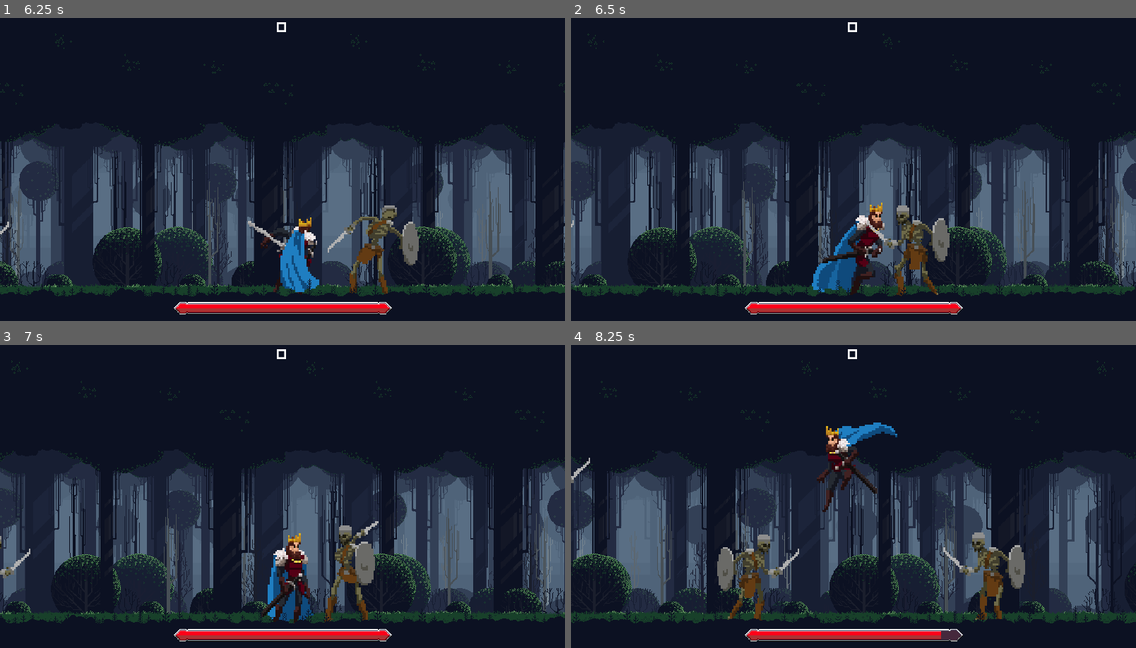
Above: before the commit, frames 1-4 (two rows, left to right).
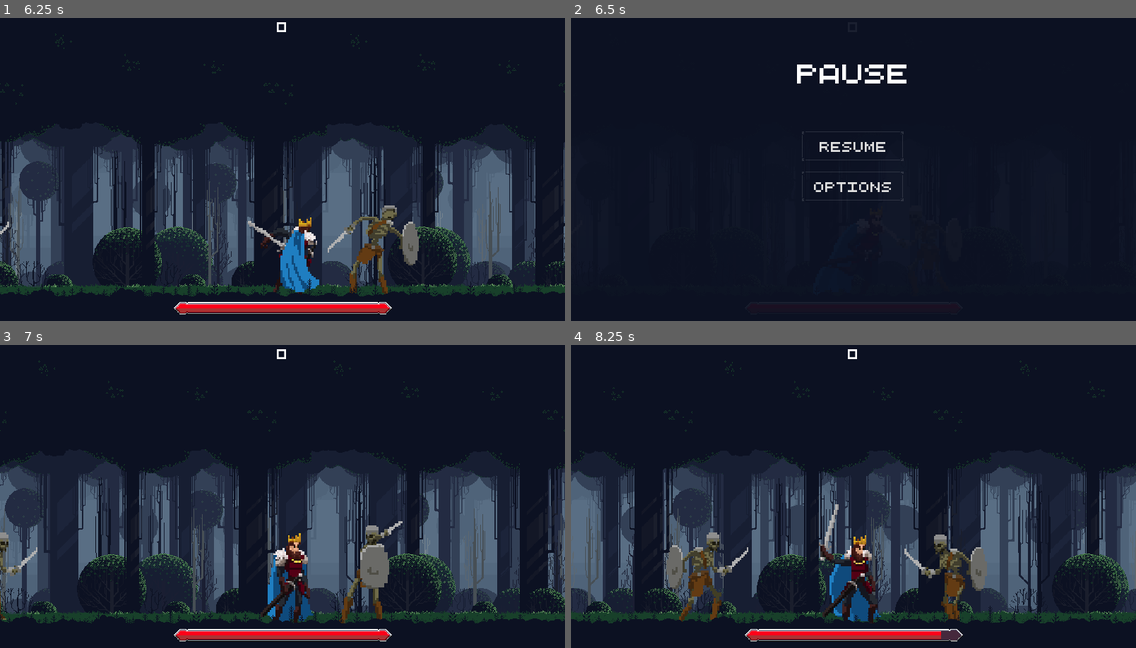
Above: after the commit, the same moments.

Repository: rafaelbriet/deadend
Game: Godot game, scene res://Scenes/Main.tscn
The game is run twice, just before and just after one commit, with the same random seed, the same clock (stepped at 60 frames per second) and the same inputs.
Inputs (mouse positions are in pixels of both pictures, inside the frame that each line leads up to):
- Up to frame 1 (6.25 s): click "Options" at 0.5 s; click "Back" at 1.25 s; click "Start" at 2 s; hold D (move_right) 2.78-4.28 s; tap E (attack) every 0.75 s from 2.85 to 5.85 s; tap Space (jump) at 3.02, 3.77, 5.27, 6.02 s; hold A (move_left) 4.28-5.03 s; hold D (move_right) from 5.03 s (still down)
- Up to frame 2 (6.5 s): keep holding D (move_right); tap Escape (pause, bound only after the commit) at 6.4 s
- Up to frame 3 (7 s): release D (move_right) at 6.5 s; click (282, 472) at 6.5 s, where only the run after the commit has a clickable "Resume"
- Up to frame 4 (8.25 s): hold A (move_left) 7.28-8.03 s; tap E (attack) at 7.35, 8.1 s; tap Space (jump) at 7.52 s; hold D (move_right) from 8.03 s (still down)

Frame 1 is identical in both runs. In frame 2, 29% of the frame differs, in the area x 0-100%, y 1-98%; in frame 3, 26%; in frame 4, 33%, in the area x 0-100%, y 5-92%.

Commit message:
Create pause menu

Diff:
--- a/Scenes/GameManager/States/game_gameplay_state.gd
+++ b/Scenes/GameManager/States/game_gameplay_state.gd
@@ -1,17 +1,47 @@
 extends GameState
 
-var _scene : Node
+var _level_scene : Node
+var _paused_scene : Node
 var _king : King
 var _tween : Tween
+var _is_paused : bool = false
+
 
 func _enter(args := {}) -> void:
-	_scene = _create_scene_instance(root.gameplay_scene)
-	_king = _scene.get_node("King")
-	_tween = _scene.get_node("Tween")
+	_level_scene = _create_scene_instance(root.gameplay_scene)
+	_king = _level_scene.get_node("King")
+	_tween = _level_scene.get_node("Tween")
 	_tween.connect("tween_all_completed", self, "_on_tween_all_completed")
+	_paused_scene = _create_scene_instance(root.gameplay_paused_scene)
+	_paused_scene.connect("resume_button_pressed", self, "_on_resume_button_pressed")
+	_paused_scene.visible = false
+
+
+func _process_state(delta: float) -> void:
+	if Input.is_action_just_pressed("pause"):
+		print(_level_scene.get_tree().paused)
+
+	if Input.is_action_just_pressed("pause") and not _level_scene.get_tree().paused:
+		_pause()
+	elif Input.is_action_just_pressed("pause") and _level_scene.get_tree().paused:
+		_unpause()
+
+
+func _pause():
+	_level_scene.get_tree().paused = true
+	_paused_scene.visible = true
+
+
+func _unpause():
+	_level_scene.get_tree().paused = false
+	_paused_scene.visible = false
 
 
 func _on_tween_all_completed() -> void:
-	var score = _scene.get_node("Score") as Score
+	var score = _level_scene.get_node("Score") as Score
 	state_machine.transition_to("GameOver_State", {final_score = score.current_score})
-	_scene.queue_free()
+	_level_scene.queue_free()
+
+
+func _on_resume_button_pressed() -> void:
+	_unpause()
--- a/Scenes/GameManager/game_manager.gd
+++ b/Scenes/GameManager/game_manager.gd
@@ -4,4 +4,5 @@
 
 export(PackedScene) var main_menu_scene
 export(PackedScene) var gameplay_scene
+export(PackedScene) var gameplay_paused_scene
 export(PackedScene) var game_over_scene
--- a/Scenes/Main.tscn
+++ b/Scenes/Main.tscn
@@ -13,17 +13,20 @@
 [ext_resource path="res://Scenes/GameManager/States/game_over_state.gd" type="Script" id=11]
 [ext_resource path="res://Scenes/GameOver/game_over.tscn" type="PackedScene" id=12]
 [ext_resource path="res://Assets/Music/Witchcraft_mp3/Forgotten Words(loop - guitar - magnificent - ancient).mp3" type="AudioStream" id=13]
+[ext_resource path="res://Scenes/PauseMenu/pause_menu.tscn" type="PackedScene" id=14]
 
 [node name="Main" type="Node"]
 script = ExtResource( 3 )
 main_menu_scene = ExtResource( 6 )
 gameplay_scene = ExtResource( 10 )
+gameplay_paused_scene = ExtResource( 14 )
 game_over_scene = ExtResource( 12 )
 
 [node name="StartMaximized" type="Node" parent="."]
 script = ExtResource( 2 )
 
 [node name="GameStateMachine" type="Node" parent="."]
+pause_mode = 2
 script = ExtResource( 4 )
 initial_state = NodePath("Entry_State")
 
@@ -48,6 +51,7 @@
 layer = 0
 
 [node name="MusicStreamPlayer" type="AudioStreamPlayer" parent="."]
+pause_mode = 2
 stream = ExtResource( 13 )
 autoplay = true
 bus = "Music"
--- /dev/null
+++ b/Scenes/PauseMenu/pause_menu.gd
@@ -0,0 +1,134 @@
+extends CanvasLayer
+
+signal resume_button_pressed
+
+export var menu_container_fade_duration : float = 0.5
+export var menu_container_slide_duration : float = 0.5
+export var menu_container_slide_offeset : float = 100
+export var container_tween_delay : float = 0.25
+
+onready var _tween : Tween = $Tween
+onready var _pause_menu_container : Control = $PauseMenuContainer
+onready var _options_menu_container : Control = $OptionsMenuContainer
+
+
+func _on_resume_button_pressed():
+	emit_signal("resume_button_pressed")
+
+
+func _on_options_button_pressed():
+	# Slide pause menu container out
+	_tween.interpolate_property(_pause_menu_container,
+			"rect_position",
+			_pause_menu_container.rect_position,
+			Vector2(-menu_container_slide_offeset, 0),
+			menu_container_slide_duration,
+			Tween.TRANS_LINEAR,
+			Tween.EASE_OUT)
+	# Fade main menu container out
+	_tween.interpolate_property(_pause_menu_container,
+			"modulate",
+			Color(1.0, 1.0, 1.0, 1.0),
+			Color(1.0, 1.0, 1.0, 0.0),
+			menu_container_fade_duration,
+			Tween.TRANS_LINEAR,
+			Tween.EASE_OUT)
+	# Set options container visibility
+	_tween.interpolate_property(_pause_menu_container,
+			"visible",
+			true,
+			false,
+			menu_container_fade_duration,
+			Tween.TRANS_LINEAR,
+			Tween.EASE_IN,
+			menu_container_slide_duration)
+
+	# Slide options container in
+	_tween.interpolate_property(_options_menu_container,
+			"rect_position",
+			Vector2(_options_menu_container.rect_position.x + menu_container_slide_offeset, 0),
+			Vector2(0, 0),
+			menu_container_slide_duration,
+			Tween.TRANS_LINEAR,
+			Tween.EASE_IN,
+			container_tween_delay)
+	# Fade options container out
+	_tween.interpolate_property(_options_menu_container,
+			"modulate",
+			Color(1.0, 1.0, 1.0, 0.0),
+			Color(1.0, 1.0, 1.0, 1.0),
+			menu_container_fade_duration,
+			Tween.TRANS_LINEAR,
+			Tween.EASE_IN,
+			container_tween_delay)
+	# Set options container visibility
+	_tween.interpolate_property(_options_menu_container,
+			"visible",
+			false,
+			true,
+			menu_container_fade_duration,
+			Tween.TRANS_LINEAR,
+			Tween.EASE_IN,
+			container_tween_delay)
+
+	# Start Tweening
+	_tween.start()
+
+
+func _on_back_button_pressed():
+	# Slide options container out
+	_tween.interpolate_property(_options_menu_container,
+			"rect_position",
+			_options_menu_container.rect_position,
+			Vector2(_options_menu_container.rect_position.x + menu_container_slide_offeset, 0),
+			menu_container_slide_duration,
+			Tween.TRANS_LINEAR,
+			Tween.EASE_OUT)
+	# Fade options container out
+	_tween.interpolate_property(_options_menu_container,
+			"modulate",
+			Color(1.0, 1.0, 1.0, 1.0),
+			Color(1.0, 1.0, 1.0, 0.0),
+			menu_container_fade_duration,
+			Tween.TRANS_LINEAR,
+			Tween.EASE_OUT)
+	# Set options container visibility
+	_tween.interpolate_property(_options_menu_container,
+			"visible",
+			true,
+			false,
+			menu_container_fade_duration,
+			Tween.TRANS_LINEAR,
+			Tween.EASE_IN,
+			menu_container_slide_duration)
+
+	# Slide main menu container in
+	_tween.interpolate_property(_pause_menu_container,
+			"rect_position",
+			_pause_menu_container.rect_position,
+			Vector2(0, 0),
+			menu_container_slide_duration,
+			Tween.TRANS_LINEAR,
+			Tween.EASE_IN,
+			container_tween_delay)
+	# Fade main menu container out
+	_tween.interpolate_property(_pause_menu_container,
+			"modulate",
+			Color(1.0, 1.0, 1.0, 0.0),
+			Color(1.0, 1.0, 1.0, 1.0),
+			menu_container_fade_duration,
+			Tween.TRANS_LINEAR,
+			Tween.EASE_OUT,
+			container_tween_delay)
+	# Set menu menu container visibility
+	_tween.interpolate_property(_pause_menu_container,
+			"visible",
+			false,
+			true,
+			menu_container_fade_duration,
+			Tween.TRANS_LINEAR,
+			Tween.EASE_IN,
+			container_tween_delay)
+
+	# Start Tweening
+	_tween.start()
--- /dev/null
+++ b/Scenes/PauseMenu/pause_menu.tscn
@@ -0,0 +1,82 @@
+[gd_scene load_steps=9 format=2]
+
+[ext_resource path="res://Scenes/OptionsMenu/options_menu.tscn" type="PackedScene" id=1]
+[ext_resource path="res://Scenes/MainMenu/Fonts/main_menu_start_button.tres" type="DynamicFont" id=2]
+[ext_resource path="res://Scenes/MainMenu/Fonts/main_menu_game_title.tres" type="DynamicFont" id=3]
+[ext_resource path="res://Scenes/MainMenu/Styles/start_button_normal.tres" type="StyleBox" id=4]
+[ext_resource path="res://Scenes/MainMenu/Styles/start_button_hover.tres" type="StyleBox" id=5]
+[ext_resource path="res://Scenes/PauseMenu/pause_menu.gd" type="Script" id=6]
+
+[sub_resource type="StyleBoxEmpty" id=1]
+
+[sub_resource type="StyleBoxEmpty" id=2]
+
+[node name="PauseMenu" type="CanvasLayer"]
+pause_mode = 2
+layer = 10
+script = ExtResource( 6 )
+menu_container_fade_duration = 0.25
+menu_container_slide_duration = 0.25
+container_tween_delay = 0.125
+
+[node name="ColorRect" type="ColorRect" parent="."]
+anchor_right = 1.0
+anchor_bottom = 1.0
+color = Color( 0.0470588, 0.0666667, 0.133333, 0.937255 )
+
+[node name="PauseMenuContainer" type="Control" parent="."]
+anchor_right = 1.0
+anchor_bottom = 1.0
+
+[node name="Name" type="Label" parent="PauseMenuContainer"]
+anchor_right = 1.0
+margin_top = 83.0
+margin_bottom = 120.0
+custom_fonts/font = ExtResource( 3 )
+text = "Pause"
+align = 1
+
+[node name="VBoxContainer" type="VBoxContainer" parent="PauseMenuContainer"]
+anchor_left = 0.5
+anchor_top = 0.5
+anchor_right = 0.5
+anchor_bottom = 0.5
+margin_left = -82.0
+margin_top = -71.0
+margin_right = 83.0
+margin_bottom = 71.0
+custom_constants/separation = 16
+alignment = 1
+
+[node name="ResumeButton" type="Button" parent="PauseMenuContainer/VBoxContainer"]
+margin_top = 12.0
+margin_right = 165.0
+margin_bottom = 63.0
+custom_fonts/font = ExtResource( 2 )
+custom_styles/hover = ExtResource( 5 )
+custom_styles/pressed = ExtResource( 5 )
+custom_styles/focus = SubResource( 1 )
+custom_styles/disabled = SubResource( 2 )
+custom_styles/normal = ExtResource( 4 )
+text = "Resume"
+
+[node name="OptionsButton" type="Button" parent="PauseMenuContainer/VBoxContainer"]
+margin_top = 79.0
+margin_right = 165.0
+margin_bottom = 130.0
+custom_fonts/font = ExtResource( 2 )
+custom_styles/hover = ExtResource( 5 )
+custom_styles/pressed = ExtResource( 5 )
+custom_styles/focus = SubResource( 1 )
+custom_styles/disabled = SubResource( 2 )
+custom_styles/normal = ExtResource( 4 )
+text = "Options"
+
+[node name="OptionsMenuContainer" parent="." instance=ExtResource( 1 )]
+visible = false
+
+[node name="Tween" type="Tween" parent="."]
+
+[connection signal="pressed" from="PauseMenuContainer/VBoxContainer/ResumeButton" to="." method="_on_resume_button_pressed"]
+[connection signal="pressed" from="PauseMenuContainer/VBoxContainer/OptionsButton" to="." method="_on_options_button_pressed"]
+[connection signal="back_button_pressed" from="OptionsMenuContainer" to="." method="_on_back_button_pressed"]
--- a/project.godot
+++ b/project.godot
@@ -110,6 +110,12 @@
 "events": [ Object(InputEventKey,"resource_local_to_scene":false,"resource_name":"","device":0,"alt":false,"shift":false,"control":false,"meta":false,"command":false,"pressed":false,"scancode":69,"physical_scancode":0,"unicode":0,"echo":false,"script":null)
  ]
 }
+pause={
+"deadzone": 0.5,
+"events": [ Object(InputEventKey,"resource_local_to_scene":false,"resource_name":"","device":0,"alt":false,"shift":false,"control":false,"meta":false,"command":false,"pressed":false,"scancode":16777217,"physical_scancode":0,"unicode":0,"echo":false,"script":null)
+, Object(InputEventKey,"resource_local_to_scene":false,"resource_name":"","device":0,"alt":false,"shift":false,"control":false,"meta":false,"command":false,"pressed":false,"scancode":80,"physical_scancode":0,"unicode":0,"echo":false,"script":null)
+ ]
+}
 
 [physics]
 
Not shown: 1 places in Scenes/Main.tscn that only renumber resources
